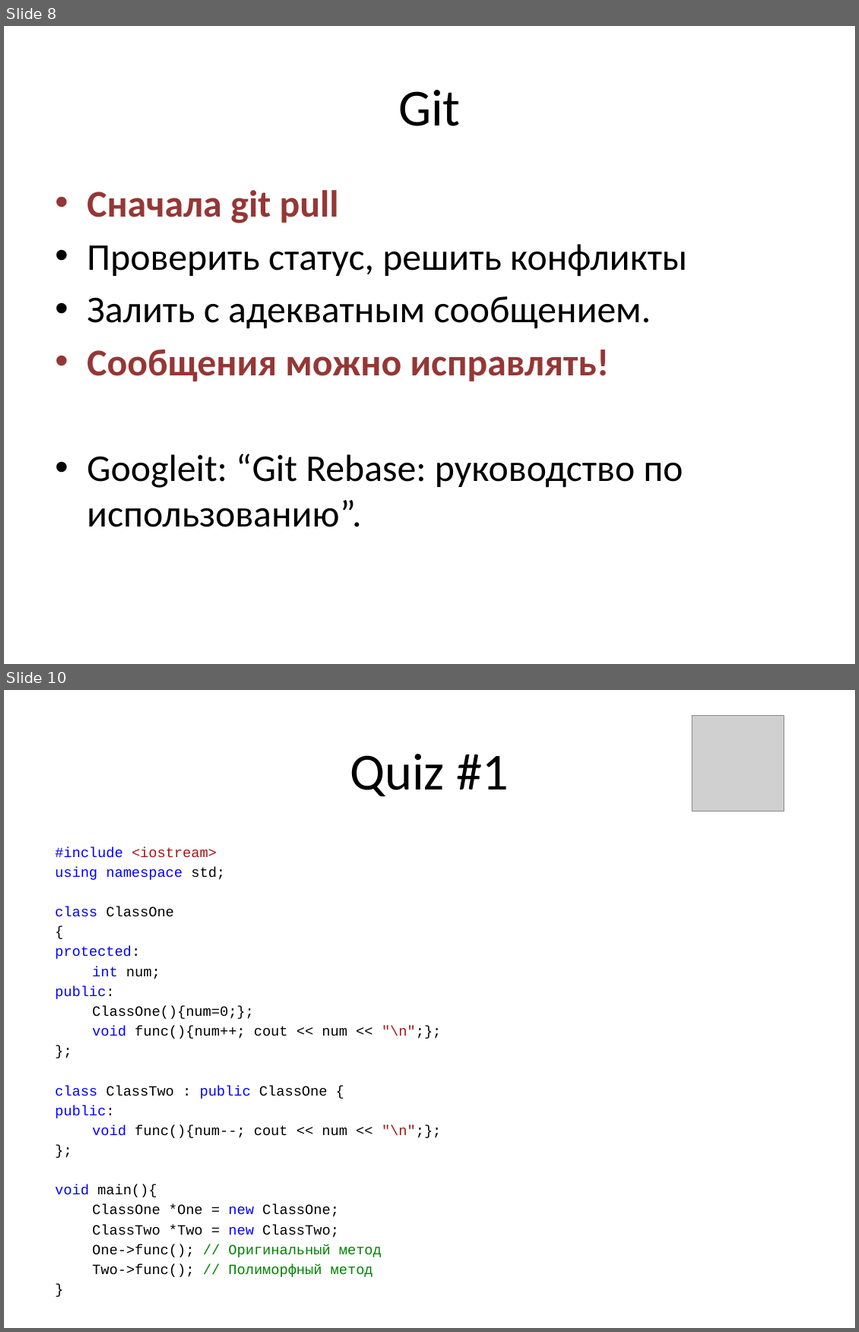
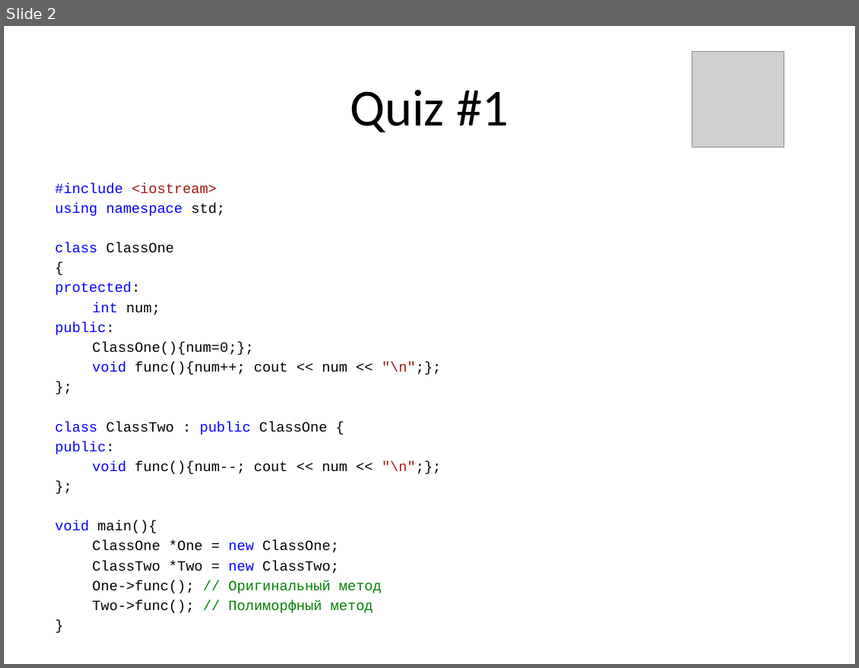
Before and after one commit to marozau/cpp_craft_0314, a slide deck: lections/1/cpp_craft_lec_1.pptx. Shown one above the other, each under a label of ours: slides 8 and 10 before the commit, slide 2 after it; the slides between them are not shown. The pictures are 859x1332 and 859x668 pixels, drawn with LibreOffice and Linux fonts; fonts in the diff are those of the drawing; grey boxes stand for pictures. Boxes give left, top, right and bottom in pixels: in the first picture for what was removed or moved away, otherwise in the second. Text is boxed around its words. In the diff, an @@ line names an element or a change of style, - is before the commit and + after.

```diff
--- a/lections/1/cpp_craft_lec_1.pptx
+++ b/lections/1/cpp_craft_lec_1.pptx
@@ slide 8 removed at bbox=[4, 26, 855, 664], background #FFFFFF @@
@@ title removed at bbox=[398, 90, 461, 126] @@
-Git
@@ text removed at bbox=[87, 190, 687, 528] @@
-• Сначала git pull
-• Проверить статус, решить конфликты
-• Залить с адекватным сообщением.
-• Сообщения можно исправлять!
-• Googleit: “Git Rebase: руководство по использованию”.
@@ what was slide 10 is now slide 2 @@
```
Also in this commit, not shown: 1 slide added, 8 other slides removed, 1 other file.
